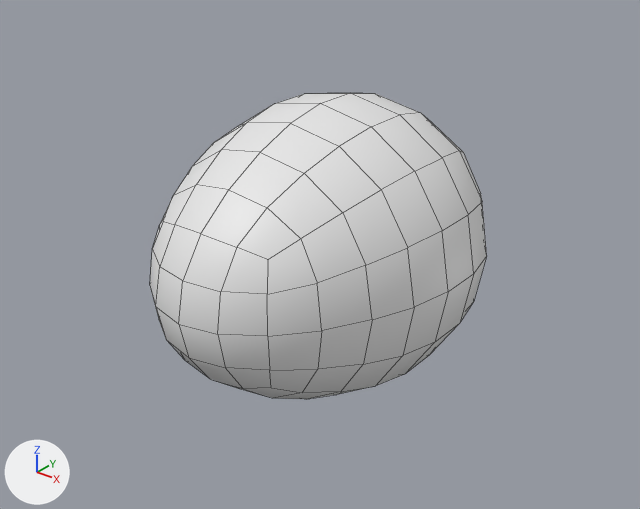
The Blender file 18.05.2025_Hazelnut.blend, before and after one commit.
Rendered twice from a 50 mm lens placed at (3.56, -4.39, 2.71), pointed at (-0.41, 0.58, -0.36). The lights are fixed; the arrows at lower left show +X, +Y and +Z. Mesh edges are drawn as thin lines.

The older version as bpy lines, for what is in view:
```python
me_hazelnut_mesh = bpy.data.meshes.new('Hazelnut_Mesh')
me_hazelnut_mesh.from_pydata(...)  # 162 vertices, 160 faces; spans x -1.05..1.05, y -1.3..1.14, z -1.05..1.05
me_hazelnut_mesh.polygons.foreach_set('use_smooth', [True] * 160)
me_hazelnut_mesh.materials.append(mat_hazelnut_material)  # its picture is missing
ob_hazelnut = bpy.data.objects.new('Hazelnut', me_hazelnut_mesh)
ob_hazelnut.location = (0.0, 0.0, 0.0)
```
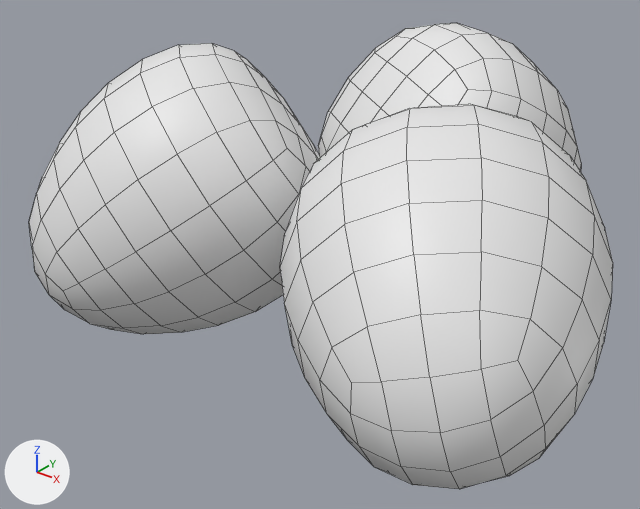
Pixel boxes [x1, y1, x2, y2] of what changed, in the pictures (640 x 509 px):
'Hazelnut', reshaped (26% taller)
    before: [150, 93, 487, 399]
    after: [280, 104, 613, 489]
'Hazelnut_1', added
    after: [29, 43, 320, 334]
'Hazelnut_2', added
    after: [318, 23, 581, 172]

Diff of the bpy script that builds the scene:
```diff
--- a/18.05.2025_Hazelnut.blend.py
+++ b/18.05.2025_Hazelnut.blend.py
@@ me_hazelnut_mesh @@
 me_hazelnut_mesh.from_pydata(...)  # 162 vertices, 160 faces; spans x -1.05..1.05, y -1.3..1.14, z -1.05..1.05
 # used by ob_hazelnut; location = (0.0, 0.0, 0.0)
+# me_hazelnut_mesh part 1: the whole mesh is multiplied about its middle by the matrix ((0.841, -0.538, -0.054), (0.479, 0.788, -0.387), (0.251, 0.3, 0.92)), then moved by (1.11, 0.02, -0.02)
 me_hazelnut_mesh.materials.append(mat_hazelnut_material)
@@ me_hazelnut_mesh_2 @@
+me_hazelnut_mesh_2.from_pydata(...)  # 162 vertices, 160 faces; spans x -1.26..0.89, y 0.96..3.37, z -1.06..1.22
+me_hazelnut_mesh_2.polygons.foreach_set('use_smooth', [True] * 160)
+me_hazelnut_mesh_2.materials.append(mat_hazelnut_material)  # its picture is missing
@@ me_hazelnut_mesh_1 @@
+me_hazelnut_mesh_1.from_pydata(...)  # 162 vertices, 160 faces; spans x -2.45..-0.18, y -1.04..1.28, z -1.05..1.21
+me_hazelnut_mesh_1.polygons.foreach_set('use_smooth', [True] * 160)
+me_hazelnut_mesh_1.materials.append(mat_hazelnut_material)  # its picture is missing
@@ ob_hazelnut_2 @@
+ob_hazelnut_2 = bpy.data.objects.new('Hazelnut_2', me_hazelnut_mesh_2)
+ob_hazelnut_2.location = (0.0, 0.0, 0.0)
@@ ob_hazelnut_1 @@
+ob_hazelnut_1 = bpy.data.objects.new('Hazelnut_1', me_hazelnut_mesh_1)
+ob_hazelnut_1.location = (0.0, 0.0, 0.0)
```
